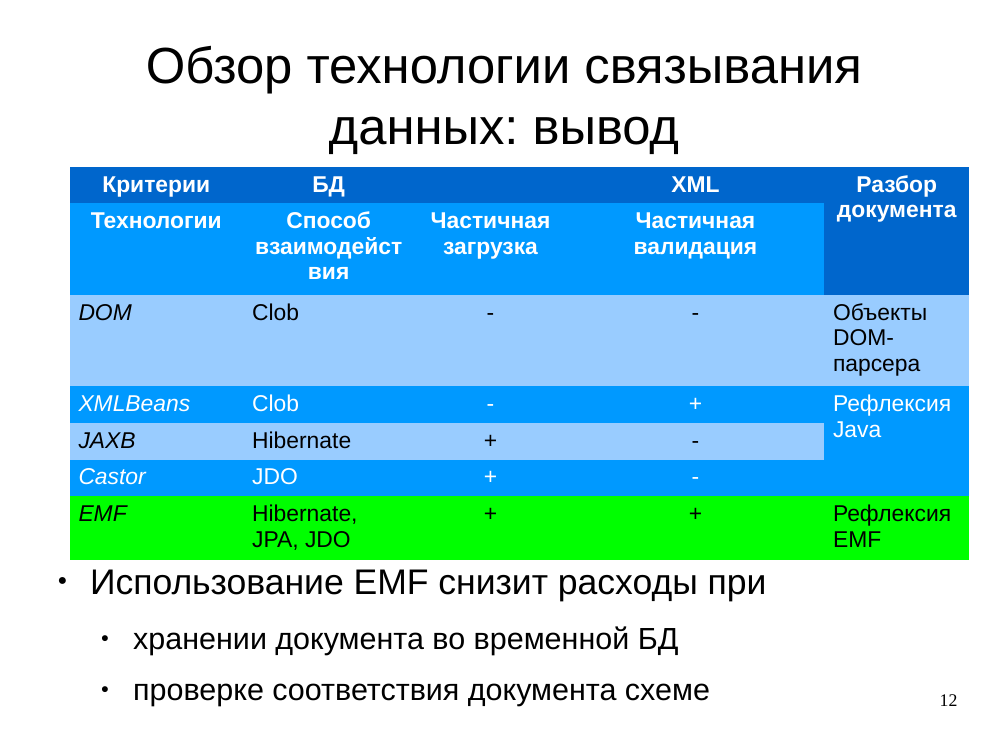
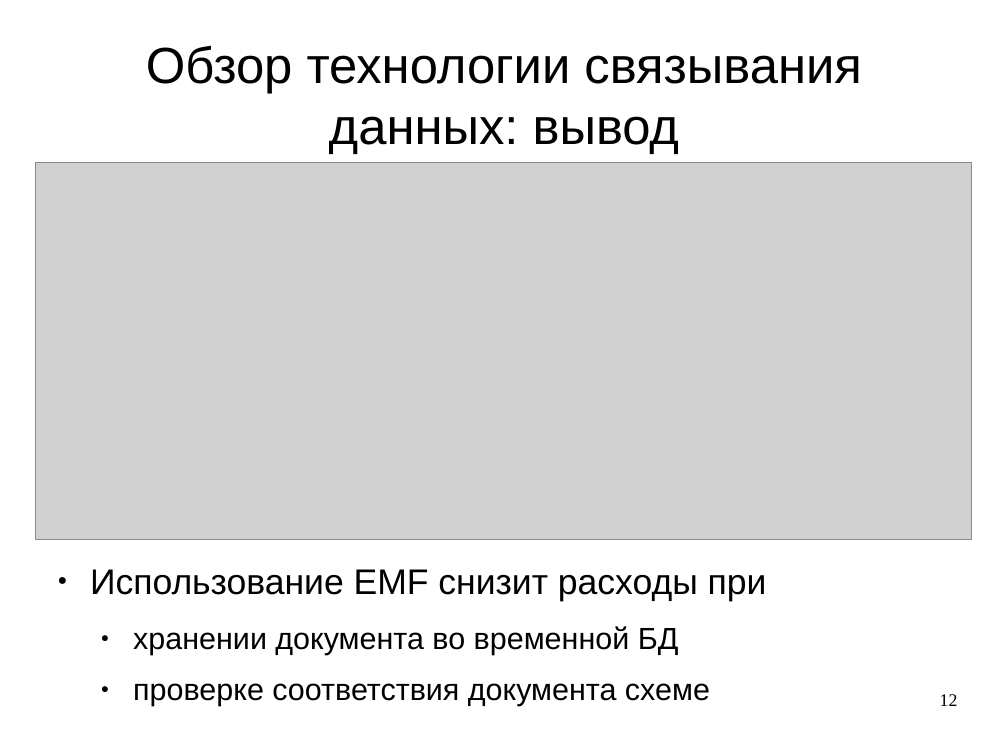
Before and after one commit to aeremenok/a-team-777, a slide deck: slide 12 of diploma/eav/diploma/demo.odp. Drawn at 1008x756 pixels with LibreOffice and Linux fonts; fonts in the diff are those of the drawing; grey boxes stand for pictures. Boxes give left, top, right and bottom in pixels: in the first picture for what was removed or moved away, otherwise in the second. Text is boxed around its words. In the diff, an @@ line names an element or a change of style, - is before the commit and + after.

```diff
--- a/diploma/eav/diploma/demo.odp
+++ b/diploma/eav/diploma/demo.odp
@@ picture added at box(36, 162, 972, 540) @@
@@ table removed at box(70, 166, 970, 554), 7 rows, 5 columns @@
-Критерии | БД |  | XML | Разбор документа
-Технологии | Способ взаимодействия | Частичная загрузка | Частичная валидация | 
-DOM | Clob | - | - | Объекты DOM-парсера
-XMLBeans | Clob | - | + | Рефлексия Java
-JAXB | Hibernate | + | - | 
-Castor | JDO | + | - | 
-EMF | Hibernate, JPA, JDO | + | + | Рефлексия EMF
```
Also in this commit, not shown: 2 other slides changed, 1 other file.
